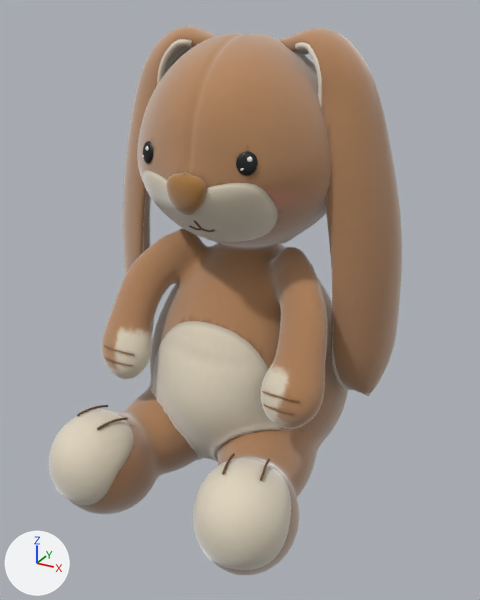
What one commit did to the glTF model public/bunny.glb.
Before and after are seen from a 50 mm camera at (0.894, -1.655, 1.396) aimed at (0.04, -0.103, 0.619). The lights are fixed; the arrows at lower left show +X, +Y and +Z. The older version comes first. Vertices at exactly the same position are counted once.

Names of what the first picture shows: 'eye', 'fur_beige', 'fur_cream', 'fur_nose', 'fur_piping', 'fur_tan' and 3 more.
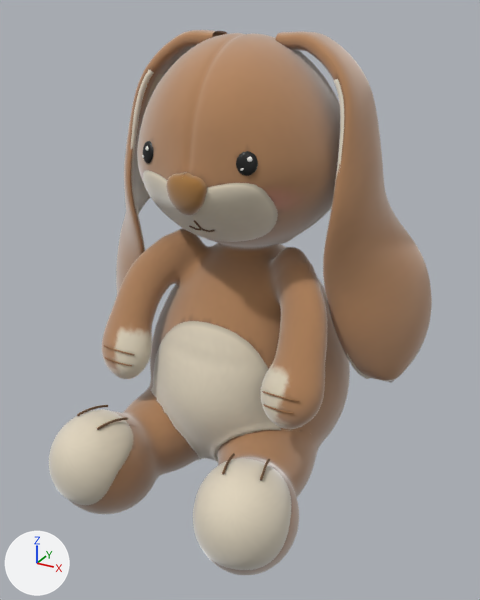
Changed parts and their boxes [x1, y1, x2, y2] in the pictures (480 x 600 px; the box of a moved part takes in the faces that stretch with it):
'fur_tan', reshaped (9% wider)
    before: [69, 26, 402, 575]
    after: [69, 30, 432, 575]
'fur_piping', reshaped
    before: [143, 39, 352, 390]
    after: [131, 70, 423, 379]
part 1 of me_fur_beige, rebuilt
    before: [143, 46, 189, 252]
    after: [134, 74, 165, 214]
part 2 of me_fur_piping, rebuilt
    before: [143, 39, 192, 332]
    after: [131, 70, 154, 251]
part 3 of me_fur_piping, moved or reshaped
    before: [295, 42, 352, 390]
    after: [334, 79, 423, 379]
part 4 of me_fur_tan, moved or reshaped
    before: [122, 26, 402, 396]
    after: [116, 30, 432, 383]

The change, as a list of edits to the scene's bpy script:
```text
Change me_fur_beige:
    used by ob_fur_beige; location = (0.0, 0.0, 0.0)
    remove me_fur_beige.from_pydata(...)  # 1816 vertices, 3358 faces; spans x -0.443..0.443, y -0.083..0.096, z 0.36..1.315
    add me_fur_beige.from_pydata(...)  # 1500 vertices, 2744 faces; spans x -0.529..0.529, y -0.114..0.117, z 0.433..1.235
    me_fur_beige part 1: the loose piece of 908 vertices spanning x -0.443..-0.156, y -0.083..0.096, z 0.36..1.315 is rebuilt with 750 vertices and now spans x -0.529..-0.267, y -0.114..0.117, z 0.433..1.235
    other edits to the shape of me_fur_beige do not show in these pictures
Change me_fur_piping:
    used by ob_fur_piping; location = (0.0, 0.0, 0.0)
    remove me_fur_piping.from_pydata(...)  # 2444 vertices, 4880 faces; spans x -0.448..0.448, y -0.093..0.114, z 0.355..1.319
    add me_fur_piping.from_pydata(...)  # 2004 vertices, 4000 faces; spans x -0.539..0.539, y -0.128..0.136, z 0.424..1.239
    me_fur_piping part 2: the loose piece of 1222 vertices spanning x -0.448..-0.155, y -0.093..0.114, z 0.355..1.319 is rebuilt with 1002 vertices and now spans x -0.539..-0.27, y -0.128..0.136, z 0.424..1.239
    me_fur_piping part 3: 1221 vertices removed from x 0.155..0.448, y -0.093..0.114, z 0.355..1.319; 1001 vertices added at x 0.27..0.539, y -0.128..0.136, z 0.424..1.238
Change me_fur_tan:
    used by ob_fur_tan; location = (0.0, 0.0, 0.0)
    remove me_fur_tan.from_pydata(...)  # 25532 vertices, 51000 faces; spans x -0.461..0.461, y -0.583..0.326, z -0.005..1.35
    add me_fur_tan.from_pydata(...)  # 25532 vertices, 51000 faces; spans x -0.541..0.541, y -0.583..0.326, z -0.005..1.341
    me_fur_tan part 4: 3530 of 25532 vertices moved; they spanned x -0.461..0.461, y -0.093..0.117, z 0.36..1.35 and now span x -0.541..0.541, y -0.13..0.139, z 0.42..1.341; mean shift (0.0, 0.0, 0.019); largest move (0.441, 0.116, 0.541) -> (0.536, 0.125, 0.6)
```
